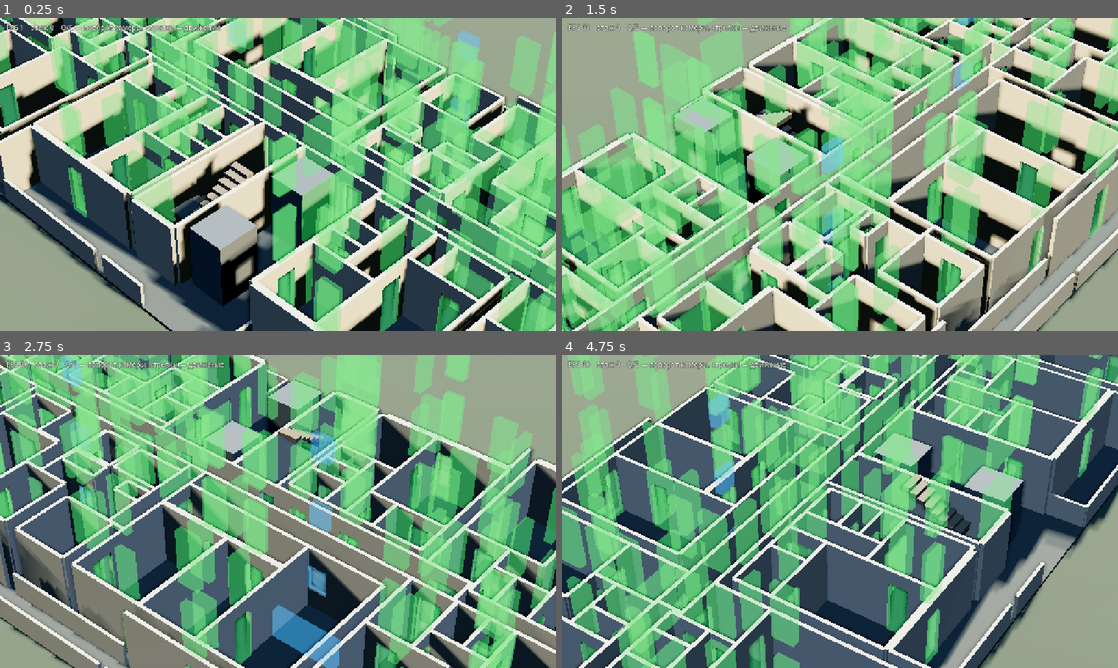
Above: before the commit, frames 1-4 (two rows, left to right).
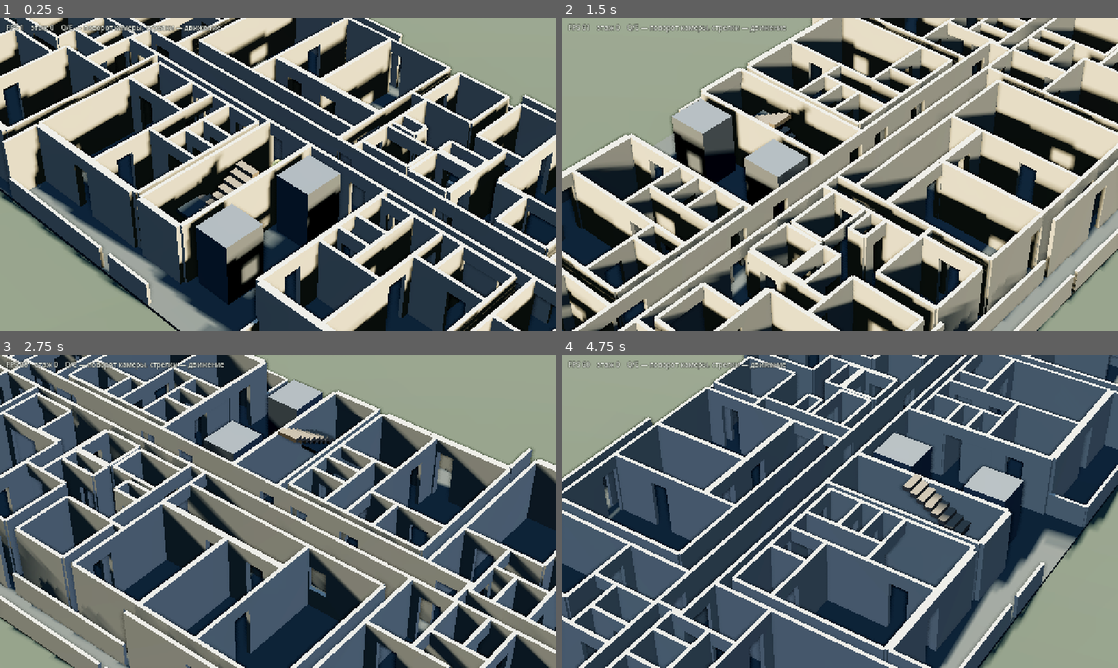
Above: after the commit, the same moments.

Repository: SashkoSoft/Godot_skilled
Game: Godot game, scene res://main.tscn
Two runs of this game, one before a commit and one after it. Both use one fixed random seed, a clock stepped at 60 frames per second and the inputs below.
Inputs:
- Up to frame 1 (0.25 s): no input
- Up to frame 2 (1.5 s): hold Right (ui_right) 0.53-1.28 s; hold Q 0.53-1.28 s; hold Down (ui_down) from 1.28 s (still down); tap E at 1.35 s
- Up to frame 3 (2.75 s): release Down (ui_down) at 2.03 s; hold Right (ui_right) from 2.03 s (still down); hold Q from 2.03 s (still down)
- Up to frame 4 (4.75 s): release Right (ui_right) at 2.78 s; release Q at 2.78 s; hold Up (ui_up) 2.78-3.53 s; tap E at 2.85, 4.35 s; hold Q 3.53-4.28 s; hold Left (ui_left) from 3.53 s (still down)

The runs differ from the first frame. In frame 1, 65% of the frame differs, in the area x 0-100%, y 0-100%; in frame 2, 61%; in frame 3, 49%; in frame 4, 46%.

Commit message:
Три этажа проходятся: починен выход с лестницы
Проём в перекрытии был вырезан ровно там, куда игрок выходит со второго
марша, — поднявшись, он вставал на пустоту и падал обратно. Проём сдвинут
за выход (STAIR_Z0 + 3,10), головой в перекрытие при подъёме не упирается:
запас 23 см в самом низком месте.

Автопроход --walk-test=stairs поднимается на этаж выше и уходит в коридор,
--walk-test=floor проходит коридор из конца в конец до лифтового холла;
оба маршрута проходятся полностью. Сверка --audit чиста на этажах 0, 1 и 2.

Метки проёмов по умолчанию выключены (флаг --marks), старт — на лестничной
клетке, этажей по умолчанию три.

Diff:
--- a/game/main.gd
+++ b/game/main.gd
@@ -23,7 +23,7 @@
 var _start_floor: int = 0
 var _floors: int = 3
 var _cam_dist: float = 0.0
-var _marks := true
+var _marks := false   ## метки проёмов — только для разбора, флаг --marks
 var _plan_view := false
 var _check_reach := false
 var _reach_map := false
@@ -31,7 +31,7 @@
 var _prune := false
 var _audit := false
 var _no_fade := false   ## для осмотра: не гасить стены прозрачностью
-var _spawn := Vector2(-1.6, 1.2)   ## лестничная клетка
+var _spawn := Vector2(-1.7, 1.4)   ## лестничная клетка
 var _walk_test := false
 var _walk_route := "stairs"
 var _route: Array[Vector3] = []
@@ -193,34 +193,32 @@
 		# У автопрохода нет поиска пути — он идёт по прямой, поэтому маршруты
 		# заданы по точкам и разделены по проверяемому сценарию.
 		match _walk_route:
+			"stairs":
+				# подъём на этаж выше и обратно в коридор
+				_route = [
+					Vector3(-1.7, 0.0, 1.4),
+					Vector3(-2.08, 0.0, 2.6),
+					Vector3(-2.08, 1.5, 4.9),
+					Vector3(-1.65, 1.5, 5.6),
+					Vector3(-1.15, 1.5, 5.9),
+					Vector3(-1.15, 3.0, 3.6),
+					Vector3(-1.7, 3.0, 1.4),
+					Vector3(-2.3, 3.0, 1.2),
+					Vector3(-2.3, 3.0, 0.2),
+					Vector3(-8.0, 3.0, 0.2),
+					Vector3(-11.0, 3.0, -1.5),
+				]
 			_:
-				# обход этажа: по коридору с заходом в квартиры обоих рядов,
-				# затем в лифтовой холл
+				# коридор из конца в конец и в лифтовой холл: у автопрохода
+				# нет поиска пути, заходы в квартиры проверяет --audit
 				_route = [
-					Vector3(-10.6, 0, 0.0),
-					Vector3(-10.6, 0, -2.4),   # 2К северная
-					Vector3(-10.6, 0, 0.0),
-					Vector3(-3.0, 0, -2.4),    # 3К северная
-					Vector3(-3.0, 0, 0.0),
-					Vector3(2.98, 0, -2.4),    # 1К северная
-					Vector3(2.98, 0, 0.0),
-					Vector3(5.9, 0, -2.4),     # 1К северная вторая
-					Vector3(5.9, 0, 0.0),
-					Vector3(10.6, 0, -2.4),    # 2К северо-восточная
-					Vector3(10.6, 0, 0.0),
-					Vector3(-4.9, 0, 0.0),
-					Vector3(-4.9, 0, 2.4),     # 2К южная у ядра
-					Vector3(-4.9, 0, 0.0),
-					Vector3(-10.6, 0, 0.0),
-					Vector3(-10.6, 0, 2.4),    # 2К юго-западная
-					Vector3(-10.6, 0, 0.0),
-					Vector3(4.9, 0, 0.0),
-					Vector3(4.9, 0, 2.4),      # 2К южная восточная
-					Vector3(4.9, 0, 0.0),
-					Vector3(10.6, 0, 2.4),     # 2К юго-восточная
-					Vector3(10.6, 0, 0.0),
-					Vector3(0.0, 0, 0.0),
-					Vector3(0.0, 0, 2.2),      # лифтовой холл
+					Vector3(-8.0, 0, 0.2),
+					Vector3(-11.4, 0, 0.2),
+					Vector3(8.0, 0, 0.2),
+					Vector3(11.4, 0, 0.2),
+					Vector3(1.5, 0, 0.2),
+					Vector3(1.5, 0, 2.2),
+					Vector3(1.5, 0, 5.0),
 				]
 		player.auto_target = _route[0]
 
@@ -294,6 +292,8 @@
 			_no_fade = true
 		elif a == "--plan":
 			_plan_view = true
+		elif a == "--marks":
+			_marks = true
 		elif a == "--no-marks":
 			_marks = false
 		elif a.begins_with("--cam-dist="):
--- a/game/tower.gd
+++ b/game/tower.gd
@@ -852,7 +852,9 @@
 		mi.set_meta("is_ceiling", false)
 		return
 
-	var hz0 := STAIR_Z0 + 1.6
+	# Проём в перекрытии начинается ЗА выходом со второго марша, иначе игрок,
+	# поднявшись, встаёт на пустоту и падает обратно на этаж ниже.
+	var hz0 := STAIR_Z0 + 3.10
 	var pieces: Array[Rect2] = [
 		Rect2(Vector2(-W_HALF, -D_HALF), Vector2(STAIR_X0 + W_HALF, D_HALF * 2.0)),
 		Rect2(Vector2(STAIR_X1, -D_HALF), Vector2(W_HALF - STAIR_X1, D_HALF * 2.0)),
